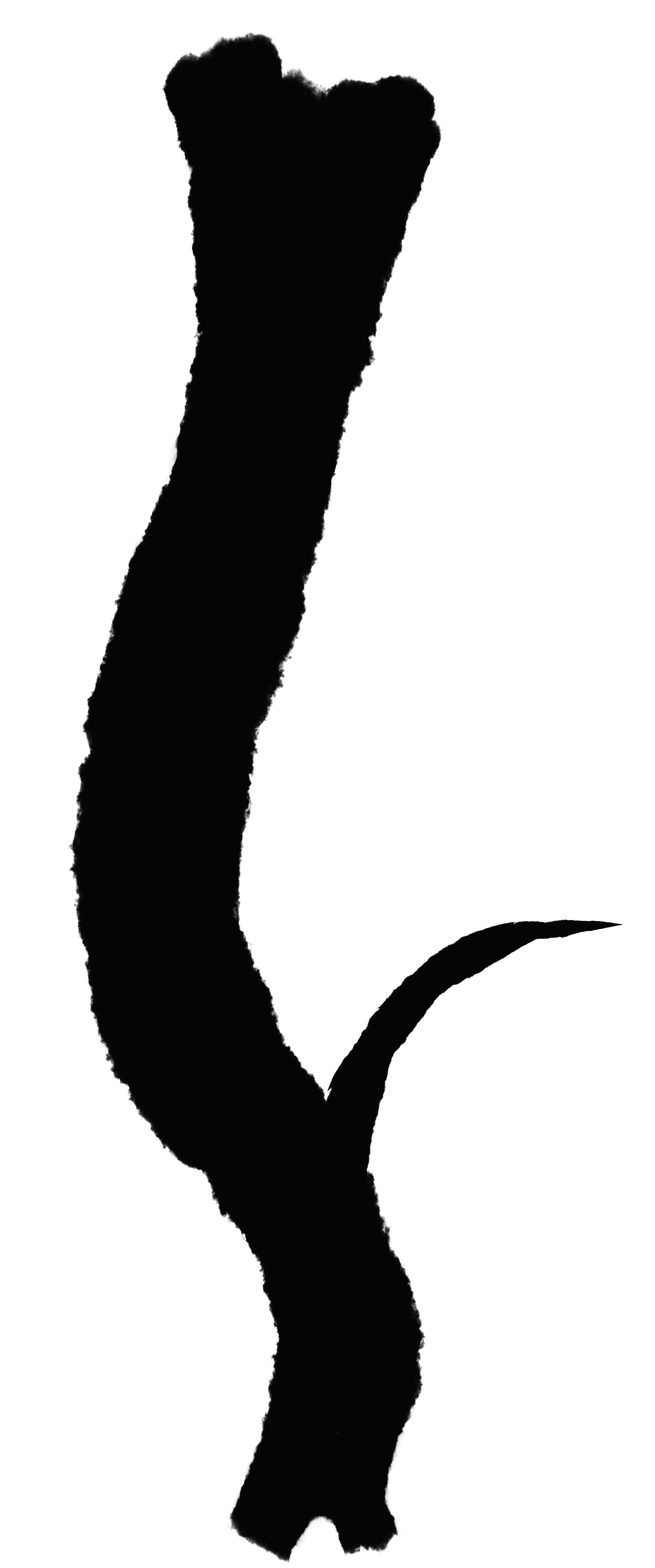
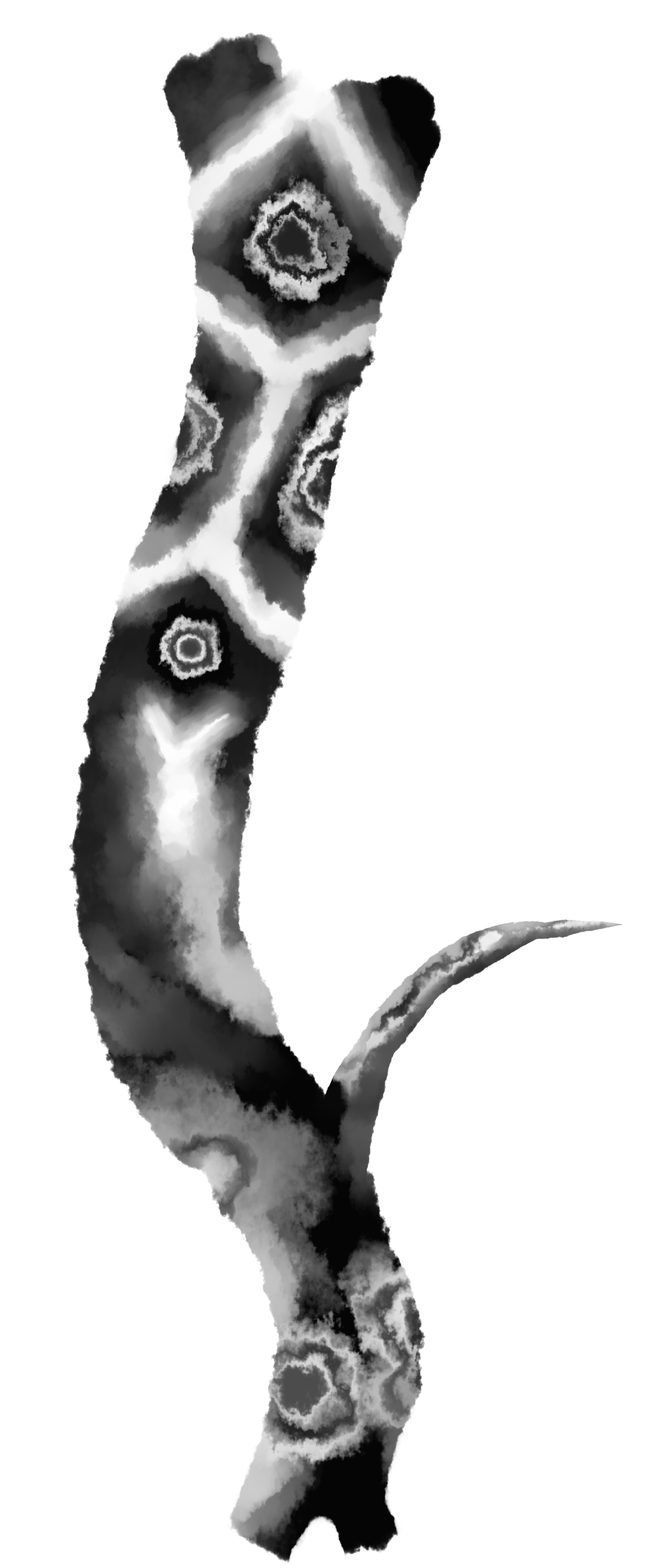
Layers edited between the first and the second 655 × 1568 image:
painted on "レイヤー7" over [67, 32, 623, 1562]
